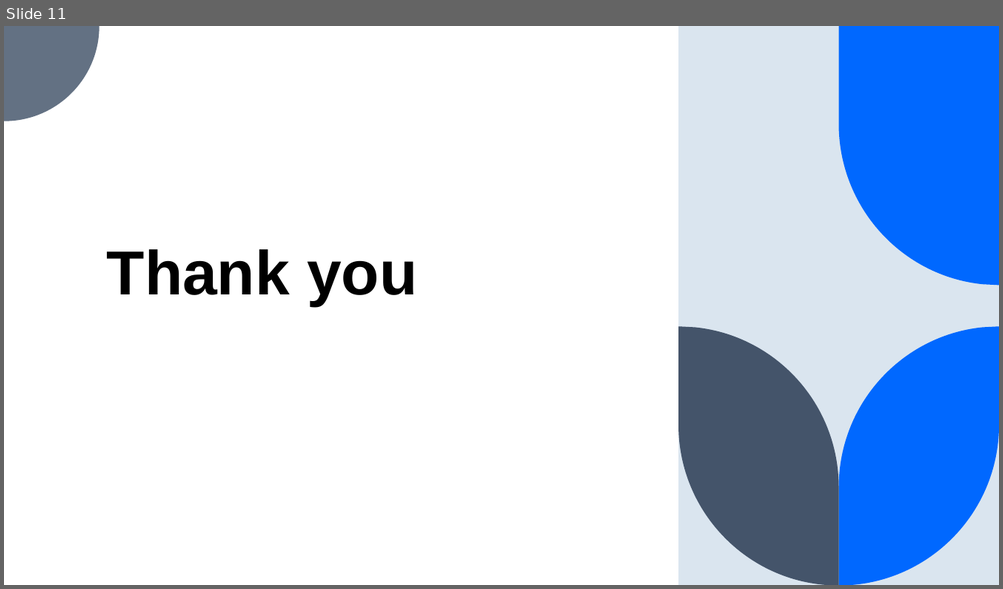
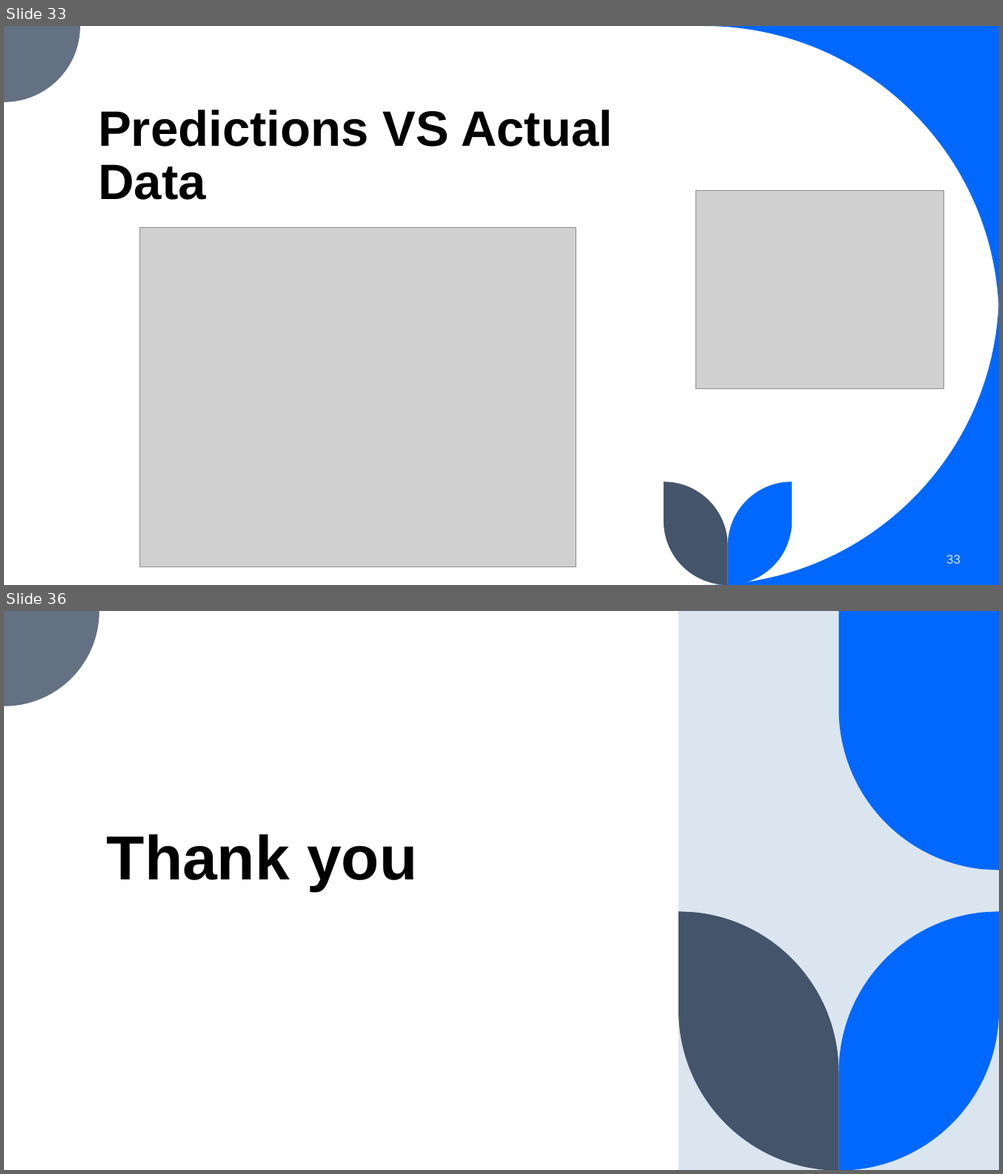
Before and after one commit to Vatsmanglam/Stock-Market-Prediction, a slide deck: project.pptx. Shown one above the other, each under a label of ours: slide 11 before the commit, slides 33 and 36 after it; the slides between them are not shown. The pictures are 1003x589 and 1003x1174 pixels, drawn with LibreOffice and Linux fonts; fonts in the diff are those of the drawing; grey boxes stand for pictures. Boxes give left, top, right and bottom in pixels: in the first picture for what was removed or moved away, otherwise in the second. Text is boxed around its words. In the diff, an @@ line names an element or a change of style, - is before the commit and + after.

```diff
--- a/project.pptx
+++ b/project.pptx
@@ slide 33 added at [4, 26, 999, 585], background #FFFFFF @@
@@ freeform shape added at [4, 26, 80, 102], fill #637183 @@
@@ freeform shape added at [704, 26, 999, 321], fill #0068FF @@
@@ title added at [98, 110, 612, 200], 48 pt, text #000000, bold @@
+Predictions VS Actual Data
@@ picture added at [696, 191, 944, 389] @@
@@ picture added at [140, 227, 575, 567] @@
@@ freeform shape added at [704, 291, 999, 585], fill #0068FF @@
@@ freeform shape added at [664, 483, 728, 585], fill #44546A @@
@@ freeform shape added at [728, 483, 792, 585], fill #0068FF @@
@@ page number added at [946, 555, 960, 564], 12 pt, text #DAE5EF @@
+33
@@ what was slide 11 is now slide 36 @@
```
Also in this commit, not shown: 1 slide changed, 24 other slides added.
